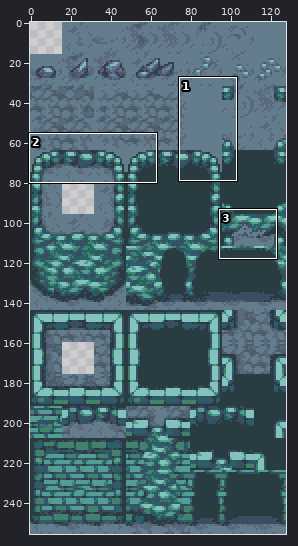
Two states of a sprite sheet, assets/tiles.png. The picture above shows the old version from afar; the outline marks the close-up.
Close-up. Old version:
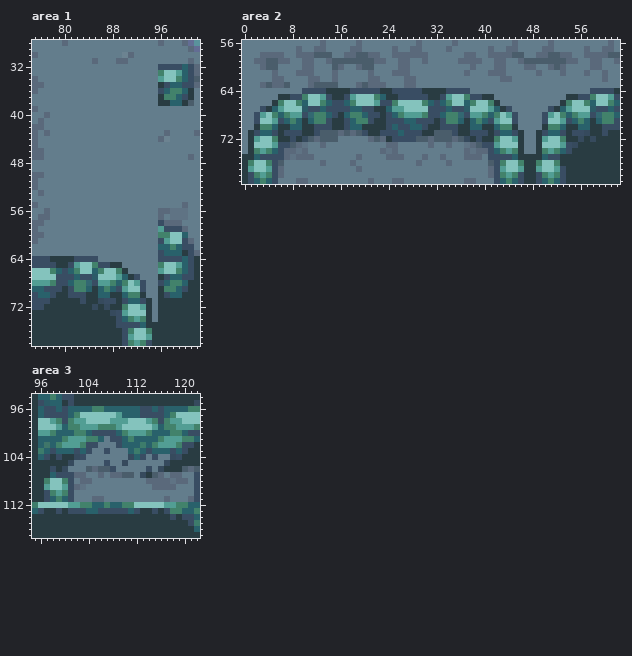
The file is 256x512 pixels, drawn in blocks of 2x2; one block is one cell here. Colours within 5 levels of each other are drawn and written as one. Shown: area 1: x 75..102, y 28..78; area 2: x 0..62, y 56..79; area 3: x 95..122, y 94..117.
New version:
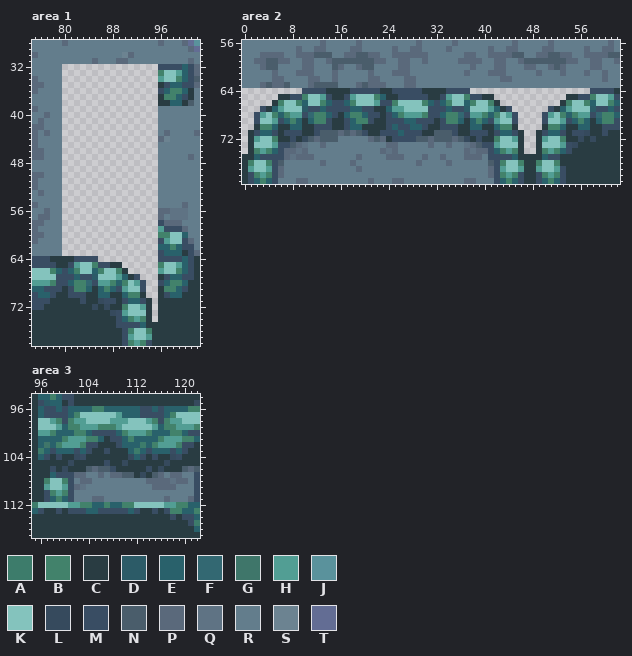
Palette (. is transparent): A #3d7c6b  B #42826b  C #293c42  D #2c5b67  E #29616b  F #336872  G #3f766a  H #529e94  J #5a929c  K #84c3bd  L #364a5d  M #394d63  N #4a5d6b  P #5a697b  Q #5f7384  R #637d8c  S #6c8391  T #636d94
Changes in this commit:
Area 1:
Colour R is removed in rows 32 to 63 at x 80 to 95; in row 64 at x 86 to 95; in row 65 at x 90 to 95; in row 66 at x 91 to 95; in row 67 at x 93 to 95; in rows 68 to 70 at x 94 to 95.
Colour R is removed in rows 71 to 74 at x 95.
Area 2:
Colour R is removed in row 64 at x 0 to 9 and 38 to 57; in row 65 at x 0 to 5 and 42 to 53; in row 66 at x 0 to 4 and 43 to 52; in row 67 at x 0 to 2 and 45 to 50; in rows 68 to 70 at x 0 to 1 and 46 to 49; in rows 71 to 74 at x 0 and 47 to 48.
Area 3:
The edit turns colour R into colour C in row 101 at x 107; in row 102 at x 106 to 108; in row 103 at x 105 to 106 and 108 to 110; in row 104 at x 104 to 110, 114 and 116 to 117; in row 105 at x 102 to 106, 108 to 109 and 111 to 116; in row 106 at x 101 to 103, 109 to 113 and 115.
The edit turns colour R into colour C in row 107 at x 112.
Pixel boxes of the changes (left, top, right, bottom) in both close-ups:
erased: (62, 64, 158, 322)
erased: (242, 88, 302, 154)
erased: (470, 88, 590, 154)
changed: (68, 436, 170, 478)
